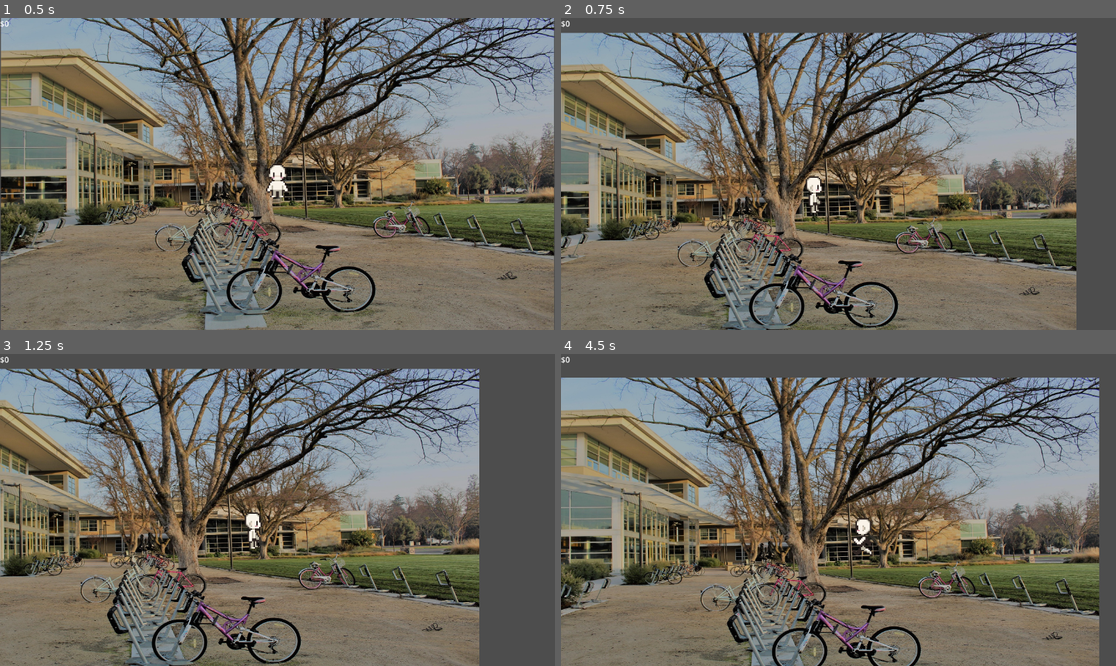
Above: before the commit, frames 1-4 (two rows, left to right).
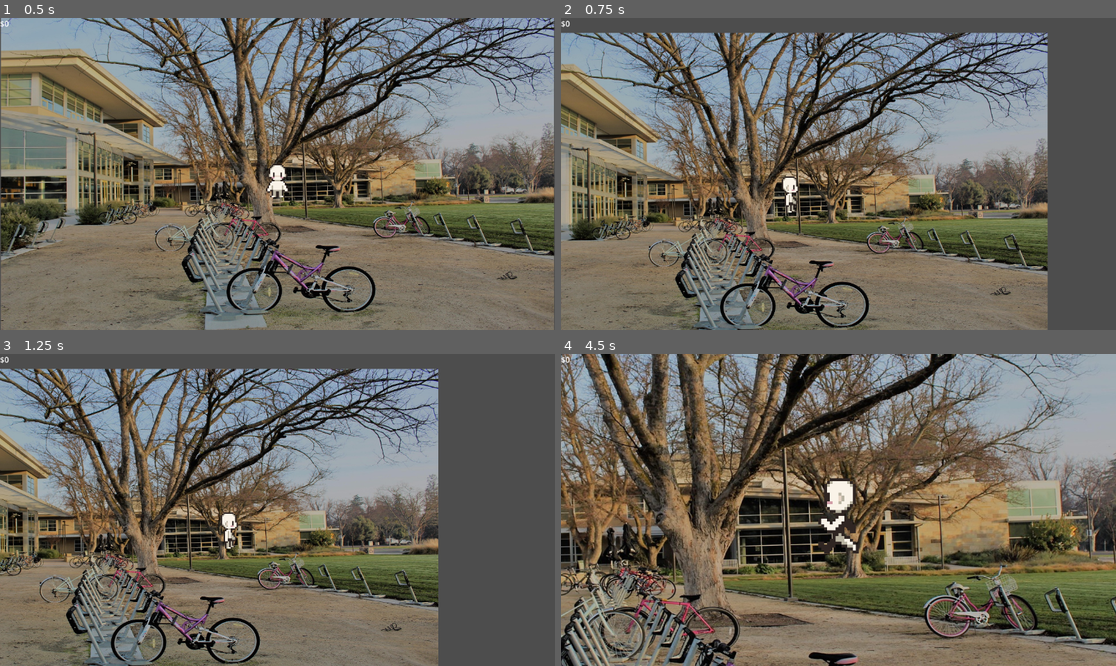
Above: after the commit, the same moments.

Repository: nithinsenthil/UCDBTS
Game: Godot game, scene res://Scenes/world.tscn
Two runs of this game, one before a commit and one after it. Both use one fixed random seed, a clock stepped at 60 frames per second and the inputs below.
Inputs (mouse positions are in pixels of both pictures, inside the frame that each line leads up to):
- Up to frame 1 (0.5 s): no input
- Up to frame 2 (0.75 s): tap Enter at 0.5 s; move the mouse to (960, 158) at 0.52 s; hold D (Right) from 0.53 s (still down); hold Right mouse button (Look) from 0.53 s (still down)
- Up to frame 3 (1.25 s): keep holding D (Right); keep holding Right mouse button (Look); tap L (BikeMinigameEnd, bound only after the commit) at 0.8 s
- Up to frame 4 (4.5 s): move the mouse to (727, 525) at 1.27 s; release D (Right) at 1.28 s; release Right mouse button (Look) at 1.28 s; hold S (Down) 1.28-2.03 s; tap L (BikeMinigameEnd, bound only after the commit) at 1.35 s; tap K (BikeMinigameStart, bound only after the commit) at 1.55, 2.1 s; move the mouse to (894, 441) at 2.02 s; hold D (Right) 2.03-2.78 s; tap P (CameraControlsOff, bound only after the commit) at 2.3, 2.85 s; move the mouse to (810, 572) at 2.77 s; hold W (Up) 2.78-3.53 s; tap O (CameraControlsOn, bound only after the commit) at 3.05, 3.6 s; move the mouse to (1005, 556) at 3.52 s; hold Right mouse button (Look) 3.53-4.28 s; hold A (Left) from 3.53 s (still down); move the mouse to (672, 463) at 4.27 s; right-click (672, 463) at 4.35 s

Frame 1 is identical in both runs. In frame 2, 54% of the frame differs, in the area x 0-93%, y 4-100%; in frame 3, 54%; in frame 4, 81%, in the area x 0-100%, y 0-100%.

Commit message:
feat: look button, enable/disable camera controls functionality, zooming functionality

Diff:
--- /dev/null
+++ b/ucdbts/Scenes/camera.tscn
@@ -0,0 +1,11 @@
+[gd_scene load_steps=2 format=3 uid="uid://gxrmon58v2of"]
+
+[ext_resource type="Script" uid="uid://cxh2054id48ig" path="res://Scripts/camera_one.gd" id="1_375tr"]
+
+[node name="Camera" type="Camera2D" node_paths=PackedStringArray("_target")]
+script = ExtResource("1_375tr")
+right_bound = 100.0
+left_bound = -100.0
+up_bound = -100.0
+down_bound = 100.0
+_target = NodePath("")
--- a/ucdbts/Scenes/world.tscn
+++ b/ucdbts/Scenes/world.tscn
@@ -1,6 +1,6 @@
 [gd_scene load_steps=6 format=3 uid="uid://bph0o3bjp53sx"]
 
-[ext_resource type="Script" uid="uid://cxh2054id48ig" path="res://Scripts/camera_one.gd" id="1_go701"]
+[ext_resource type="PackedScene" uid="uid://gxrmon58v2of" path="res://Scenes/camera.tscn" id="1_fo5ed"]
 [ext_resource type="PackedScene" uid="uid://dmlnsq8mvdrq7" path="res://Scenes/player.tscn" id="2_go701"]
 [ext_resource type="Texture2D" uid="uid://cbfk6vu0papus" path="res://Assets/environment/ucdavis.jpg" id="3_5a7ea"]
 [ext_resource type="Script" uid="uid://bewtipkcwvdg" path="res://Scripts/money.gd" id="4_8j60k"]
@@ -8,13 +8,8 @@
 
 [node name="World" type="Node"]
 
-[node name="Camera" type="Camera2D" parent="." node_paths=PackedStringArray("_target")]
+[node name="Camera" parent="." node_paths=PackedStringArray("_target") instance=ExtResource("1_fo5ed")]
 unique_name_in_owner = true
-script = ExtResource("1_go701")
-right_bound = 50.0
-left_bound = -50.0
-up_bound = -50.0
-down_bound = 50.0
 _target = NodePath("../Player")
 
 [node name="Player" parent="." instance=ExtResource("2_go701")]
--- a/ucdbts/Scripts/Debugging/debug_label.gd
+++ b/ucdbts/Scripts/Debugging/debug_label.gd
@@ -12,3 +12,12 @@
 	text = "Player position: %f, %f\nCamera position:%f, %f\nPlayer facing:%s\nCamera offset:%f,%f" % [player.global_position.x,
 			player.global_position.y, camera.global_position.x, camera.global_position.y,
 			player.Facing.keys()[player._facing], camera.offset.x, camera.offset.y]
+
+	if Input.is_action_just_pressed("CameraControlsOn"):
+		signals.toggle_camera_controls.emit(true)
+	if Input.is_action_just_pressed("CameraControlsOff"):
+		signals.toggle_camera_controls.emit(false)
+	if Input.is_action_just_pressed("BikeMinigameStart"):
+		signals.bike_minigame_start.emit()
+	if Input.is_action_just_pressed("BikeMinigameEnd"):
+		signals.bike_minigame_end.emit()
--- a/ucdbts/Scripts/camera_one.gd
+++ b/ucdbts/Scripts/camera_one.gd
@@ -6,18 +6,47 @@
 @export var up_bound:float
 @export var down_bound:float
 @export var draw_logic:bool
+var zoom_speed:float = 1.5
+var max_zoom:Vector2 = Vector2(2, 2)
+var zoom_timer:float = 1
+var zoom_timer_on:bool = false
+var default_zoom:Vector2 = Vector2(1,1)
+var look_speed:float = 800
+var controls_enabled:bool = true
 
 
-func _process(_delta: float) -> void:
+func _ready() -> void:
+	signals.toggle_camera_controls.connect(_on_toggle_camera_controls)
+	signals.bike_minigame_start.connect(_on_bike_minigame_start)
+	signals.bike_minigame_end.connect(_on_bike_minigame_end)
+	default_zoom = zoom
+
+
+func _process(delta: float) -> void:
 	# target lock
-	_move_camera()
+	_move_camera(delta)
 	global_position = _target.global_position
+
+	if zoom_timer_on and zoom_timer != 0:
+		zoom.x = move_toward(zoom.x, max_zoom.x, zoom_speed*delta)
+		zoom.y = move_toward(zoom.y, max_zoom.y, zoom_speed*delta)
+		zoom_timer = move_toward(zoom_timer, 0, delta)
+	elif !zoom_timer_on:
+		zoom_timer = 1
+		if default_zoom != zoom:
+			zoom.x = move_toward(zoom.x, default_zoom.x, zoom_speed*delta)
+			zoom.y = move_toward(zoom.y, default_zoom.y, zoom_speed*delta)
+
 	if draw_logic:
 		_draw_logic()
 
 
-func _move_camera() -> void:
-	offset = get_local_mouse_position() - offset
+func _move_camera(delta: float) -> void:
+	var next_offset:Vector2 = get_local_mouse_position() - offset
+	if !Input.is_action_pressed("Look") or !controls_enabled:
+		next_offset = Vector2.ZERO
+	offset.x = move_toward(offset.x, next_offset.x, look_speed*delta)
+	offset.y = move_toward(offset.y, next_offset.y, look_speed*delta)
 	offset.x = clampf(offset.x, left_bound, right_bound)
 	offset.y = clampf(offset.y, up_bound, down_bound)
 
@@ -45,3 +74,17 @@
 
 	await get_tree().process_frame
 	mesh_instance.queue_free()
+
+
+func _on_toggle_camera_controls(new_status) -> void:
+	controls_enabled = new_status
+
+
+func _on_bike_minigame_start() -> void:
+	zoom_timer_on = true
+	controls_enabled = false
+
+
+func _on_bike_minigame_end() -> void:
+	zoom_timer_on = false
+	controls_enabled = true
--- a/ucdbts/Scripts/player.gd
+++ b/ucdbts/Scripts/player.gd
@@ -2,6 +2,11 @@
 extends Character
 
 var interacting:bool = false
+
+
+func _ready() -> void:
+	movement_speed = 200
+
 
 func _physics_process(delta: float) -> void:
 	# Get input direction
--- a/ucdbts/Scripts/signals.gd
+++ b/ucdbts/Scripts/signals.gd
@@ -2,3 +2,6 @@
 extends Node
 
 signal sprite_change(facing: Character.Facing, action: Character.Action)
+signal toggle_camera_controls(new_status: bool)
+signal bike_minigame_start()
+signal bike_minigame_end()
--- a/ucdbts/project.godot
+++ b/ucdbts/project.godot
@@ -56,6 +56,26 @@
 "events": [Object(InputEventMouseButton,"resource_local_to_scene":false,"resource_name":"","device":-1,"window_id":0,"a …(253 unchanged characters)…
 ]
 }
+CameraControlsOn={
+"deadzone": 0.2,
+"events": [Object(InputEventKey,"resource_local_to_scene":false,"resource_name":"","device":-1,"window_id":0,"alt_pressed":false,"shift_pressed":false,"ctrl_pressed":false,"meta_pressed":false,"pressed":false,"keycode":0,"physical_keycode":79,"key_label":0,"unicode":111,"location":0,"echo":false,"script":null)
+]
+}
+CameraControlsOff={
+"deadzone": 0.2,
+"events": [Object(InputEventKey,"resource_local_to_scene":false,"resource_name":"","device":-1,"window_id":0,"alt_pressed":false,"shift_pressed":false,"ctrl_pressed":false,"meta_pressed":false,"pressed":false,"keycode":0,"physical_keycode":80,"key_label":0,"unicode":112,"location":0,"echo":false,"script":null)
+]
+}
+BikeMinigameStart={
+"deadzone": 0.2,
+"events": [Object(InputEventKey,"resource_local_to_scene":false,"resource_name":"","device":-1,"window_id":0,"alt_pressed":false,"shift_pressed":false,"ctrl_pressed":false,"meta_pressed":false,"pressed":false,"keycode":0,"physical_keycode":75,"key_label":0,"unicode":107,"location":0,"echo":false,"script":null)
+]
+}
+BikeMinigameEnd={
+"deadzone": 0.2,
+"events": [Object(InputEventKey,"resource_local_to_scene":false,"resource_name":"","device":-1,"window_id":0,"alt_pressed":false,"shift_pressed":false,"ctrl_pressed":false,"meta_pressed":false,"pressed":false,"keycode":0,"physical_keycode":76,"key_label":0,"unicode":108,"location":0,"echo":false,"script":null)
+]
+}
 
 [rendering]
 
